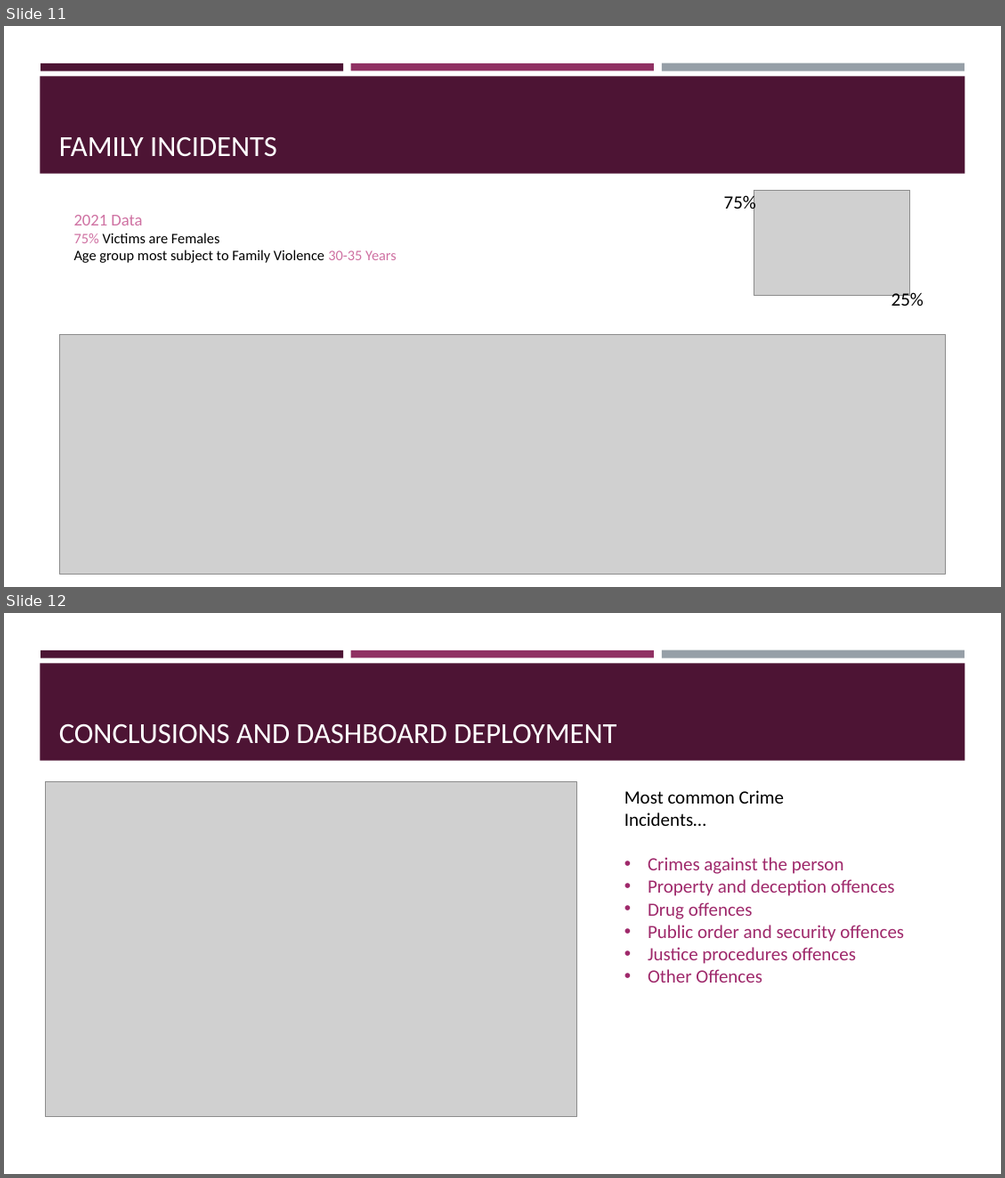
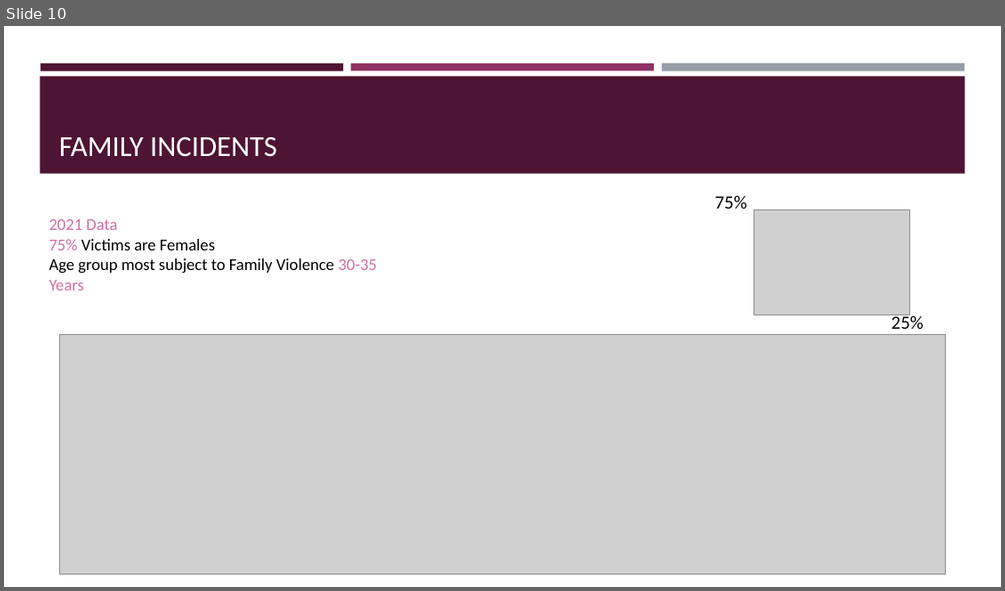
Before and after one commit to sherintm/crimedata-viz, a slide deck: Project 2 Presentation.pptx. Shown one above the other, each under a label of ours: slides 11 and 12 before the commit, slide 10 after it. The pictures are 1005x1178 and 1005x591 pixels, drawn with LibreOffice and Linux fonts; fonts in the diff are those of the drawing; grey boxes stand for pictures. Boxes give left, top, right and bottom in pixels: in the first picture for what was removed or moved away, otherwise in the second. Text is boxed around its words. In the diff, an @@ line names an element or a change of style, - is before the commit and + after.

```diff
--- a/Project 2 Presentation.pptx
+++ b/Project 2 Presentation.pptx
@@ slide 12 removed at [4, 613, 1001, 1174], background #FFFFFF; not listed: 4 template elements that a slide beside it also shows @@
@@ title removed at [59, 723, 616, 744] @@
-CONCLUSIONS AND DASHBOARD DEPLOYMENT
@@ picture removed at [45, 781, 576, 1116] @@
@@ text removed at [624, 790, 904, 982] @@
-Most common Crime
-Incidents…
-• Crimes against the person
-• Property and deception offences
-• Drug offences
-• Public order and security offences
-• Justice procedures offences
-• Other Offences
@@ what was slide 11 is now slide 10 @@
@@ slide 10 changed as well @@
@@ text "2021 Data 75% Victims are ...": place and size @@
-text "2021 Data 75% Victims are ..." at [74, 215, 396, 263]
+text "2021 Data 75% Victims are ..." at [49, 219, 376, 290]
@@ text "2021 Data 75% Victims are ..." at [49, 219, 376, 290]: size 14 to 16 pt in "75% Victims are Females", "Age group most subject to Family Violence ..." @@
@@ text "75%" rewrapped from [724, 192, 756, 214] to [715, 195, 747, 208] @@
@@ picture: place and size @@
-picture at [754, 190, 910, 295]
+picture at [754, 210, 910, 315]
@@ text "25%": place and size @@
-text "25%" at [891, 290, 923, 305]
+text "25%" at [891, 313, 923, 329]
```
Also in this commit, not shown: 8 other slides changed, 2 slides added, 2 other slides removed.
